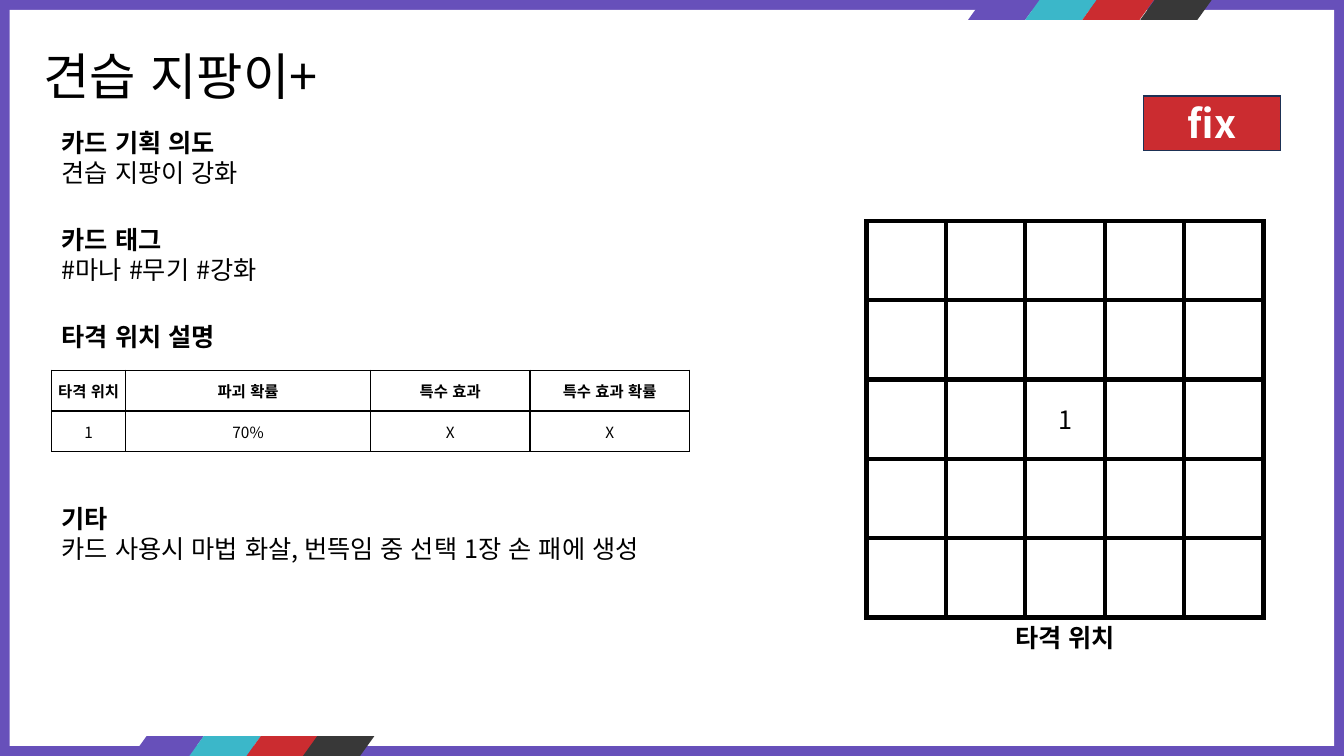
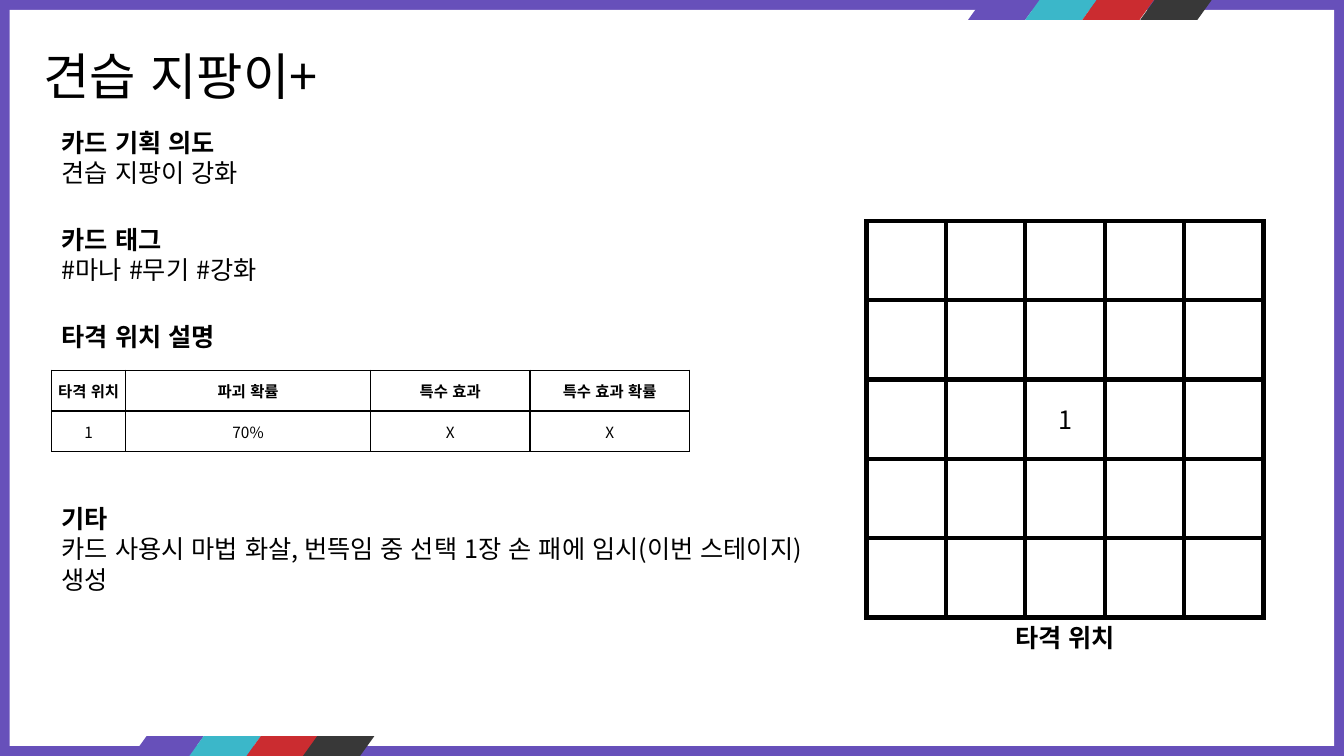
Before and after one commit to kauthor/FluffyDisdog, a slide deck: slide 8 of Plan/기획서/마법사.pptx. Drawn at 1344x756 pixels with LibreOffice and Linux fonts; fonts in the diff are those of the drawing. Boxes give left, top, right and bottom in pixels: in the first picture for what was removed or moved away, otherwise in the second. Text is boxed around its words. In the diff, an @@ line names an element or a change of style, - is before the commit and + after.

```diff
--- a/Plan/기획서/마법사.pptx
+++ b/Plan/기획서/마법사.pptx
@@ rectangle removed at [1144,96,1280,150] @@
-fix
@@ text at [62,537,802,591]: text changed @@
-카드 사용시 마법 화살, 번뜩임 중 선택 1장 손 패에 생성
+카드 사용시 마법 화살, 번뜩임 중 선택 1장 손 패에 임시(이번 스테이지) 생성
```
Also in this commit, not shown: 36 other slides changed.
